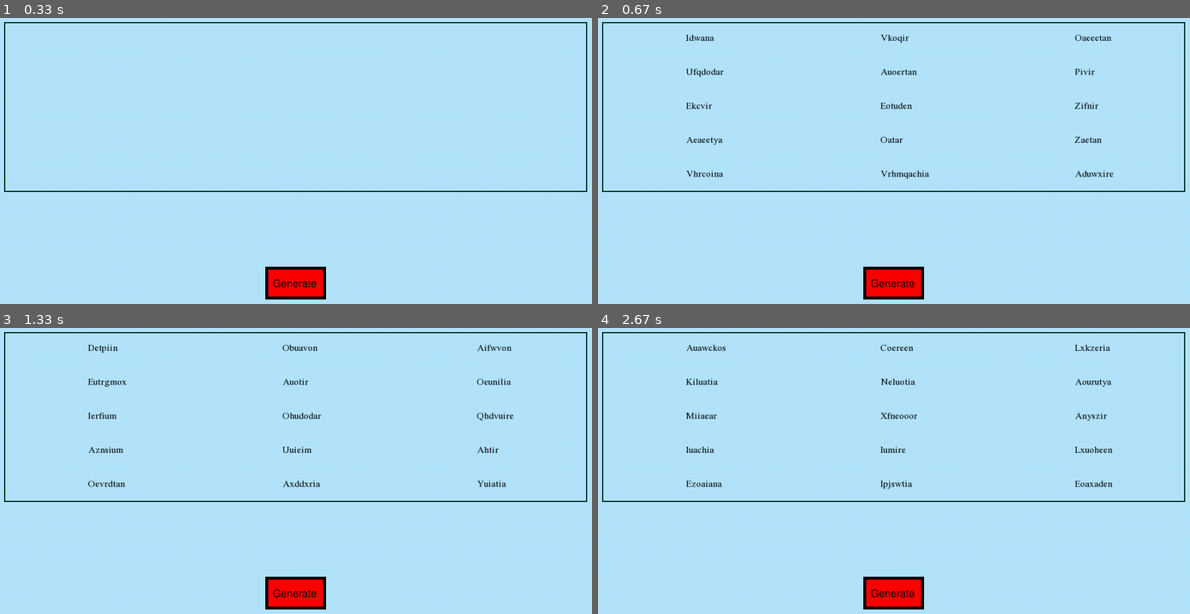
Above: before the commit, frames 1-4 (two rows, left to right).
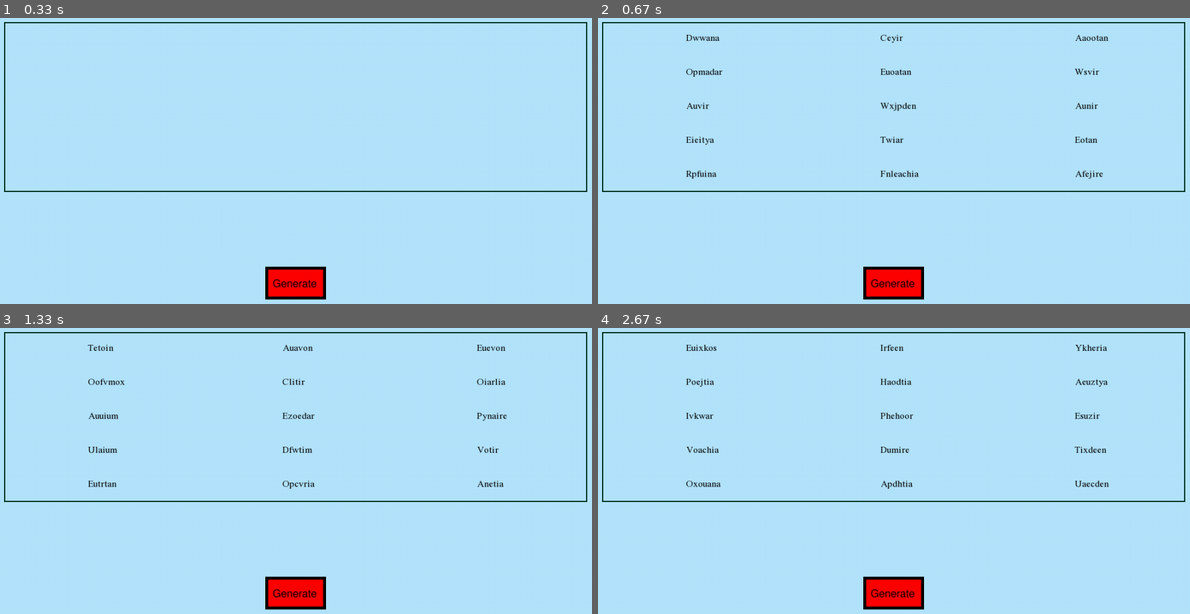
Above: after the commit, the same moments.

Repository: OsmiumCoder/Capital-and-City-Name-Generator
Game: pygame game, started from Fantasy Name Generator.pyw
Two runs of this game, one before a commit and one after it. Both use one fixed random seed, a clock stepped at 60 frames per second and the inputs below.
Inputs (mouse positions are in pixels of both pictures, inside the frame that each line leads up to):
- Up to frame 1 (0.33 s): no input
- Up to frame 2 (0.67 s): click (894, 283) at 0.38 s
- Up to frame 3 (1.33 s): click (296, 593) at 0.72 s
- Up to frame 4 (2.67 s): click (864, 596) at 2.55 s

Frame 1 is identical in both runs. In frame 2, 1.1% of the frame differs, in the area x 14-88%, y 5-57%; in frame 3, 1.1%; in frame 4, 1.2%, in the area x 14-87%, y 5-57%.

Commit message:
removed length 5 prefix

Diff:
--- a/data/functionals/generator/generate_name.py
+++ b/data/functionals/generator/generate_name.py
@@ -24,7 +24,7 @@
 
     # generate list of name prefix combination codes
     # function returns a list of name codes
-    # from length 2 to 5 consisting of C and V
+    # from length 2 to 4 consisting of C and V
     # C stands for a consonant
     # V stands for a vowel
     name_codes = prefix_code_gen()
@@ -36,8 +36,8 @@
 
     # get a samples of 5 consonants and 5 vowels
     # any given name code will not be longer than 5 of one letter type
-    consonants_sample = [choice(consonants) for _ in range(5)]
-    vowels_sample = [choice(vowels) for _ in range(5)]
+    consonants_sample = [choice(consonants) for _ in range(len(name_code))]
+    vowels_sample = [choice(vowels) for _ in range(len(name_code))]
 
     # use to count how many consonants or vowels have been used
     consonants_index = 0
--- a/data/functionals/generator/prefix_code_gen.py
+++ b/data/functionals/generator/prefix_code_gen.py
@@ -14,8 +14,8 @@
     prefix_codes = []
 
     # first loop determines length of prefix code
-    # going from length 2 to length 5
-    for i in range(2, 6):
+    # going from length 2 to length 4
+    for i in range(2, 5):
         # loop through all the prefix codes of the current length
         # joining each tuple
         for j in product(["C", "V"], repeat=i):
